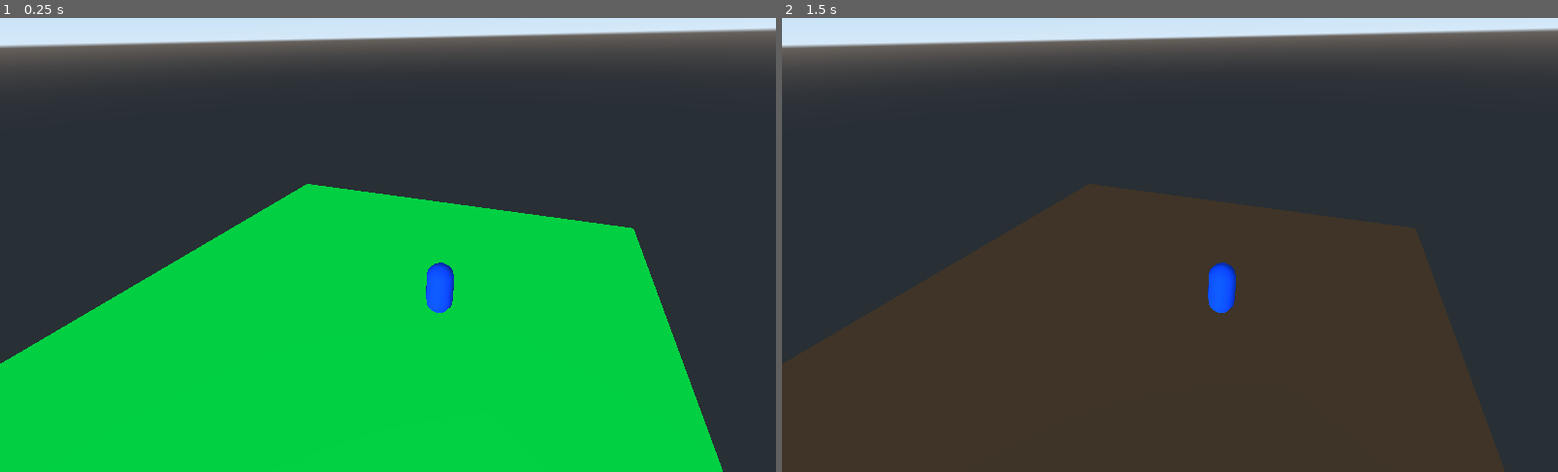
Above: before the commit, frames 1-2 (left to right).
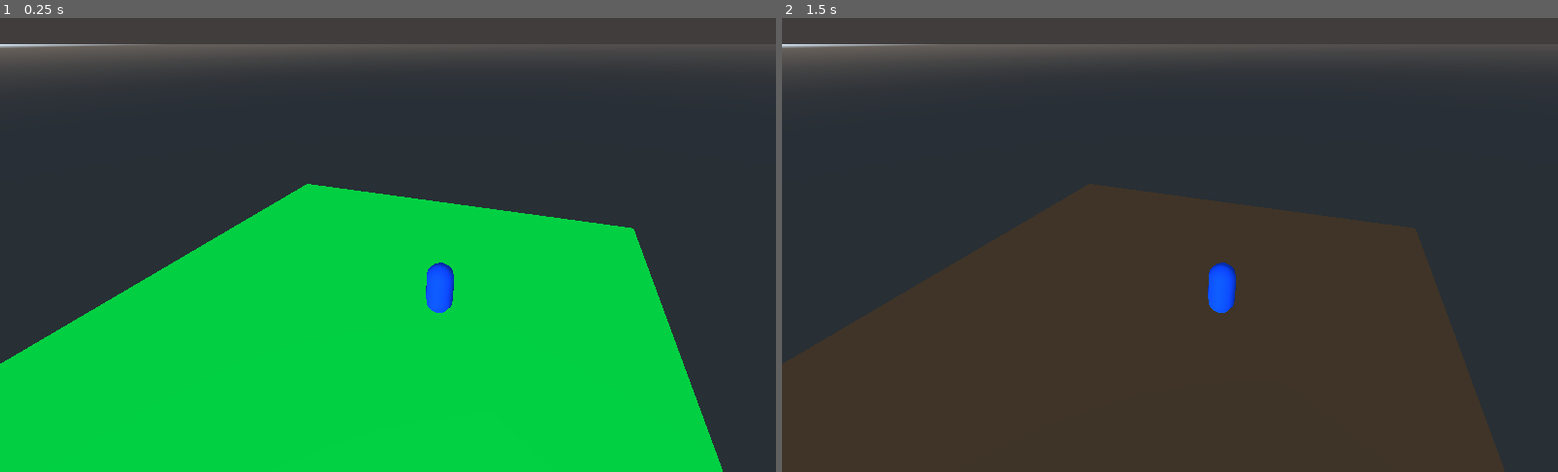
Above: after the commit, the same moments.

Repository: AngryCyboot/LD52
Game: Godot game, scene res://Scènes/Scene principale.tscn
Two runs of this game, one before a commit and one after it. Both use one fixed random seed, a clock stepped at 60 frames per second and the inputs below.
Inputs:
- Up to frame 1 (0.25 s): no input
- Up to frame 2 (1.5 s): tap Enter at 0.5 s; hold D 0.53-1.28 s; tap I at 0.6 s; tap Space at 1.25 s; hold A from 1.28 s (still down); tap Tab at 1.35 s

The runs differ from the first frame. In frame 1, 5.5% of the frame differs, in the area x 0-100%, y 0-6%; in frame 2, 5.5%.

Commit message:
Add UI Node

Diff:
--- a/GodotFiles/Scènes/Scene principale.tscn
+++ b/GodotFiles/Scènes/Scene principale.tscn
@@ -1,9 +1,10 @@
-[gd_scene load_steps=5 format=2]
+[gd_scene load_steps=6 format=2]
 
 [ext_resource path="res://Scènes/Base.tscn" type="PackedScene" id=1]
 [ext_resource path="res://Scènes/Survivant.tscn" type="PackedScene" id=2]
 [ext_resource path="res://scripts/Scene principale.gd" type="Script" id=3]
 [ext_resource path="res://Scènes/Champ.tscn" type="PackedScene" id=4]
+[ext_resource path="res://Scènes/UI.tscn" type="PackedScene" id=5]
 
 [node name="Spatial" type="Spatial"]
 script = ExtResource( 3 )
@@ -11,6 +12,8 @@
 [node name="Camera" type="Camera" parent="."]
 transform = Transform( 0.924093, -0.172698, 0.340922, -0.0191218, 0.870062, 0.492571, -0.381689, -0.4617, 0.800716, 2.41233, 4.42453, 5.24996 )
 fov = 63.7015
+
+[node name="UI" parent="Camera" instance=ExtResource( 5 )]
 
 [node name="DirectionalLight" type="DirectionalLight" parent="."]
 
--- /dev/null
+++ b/GodotFiles/Scènes/UI.gd
@@ -0,0 +1,16 @@
+extends CanvasLayer
+
+
+# Declare member variables here. Examples:
+# var a = 2
+# var b = "text"
+
+
+# Called when the node enters the scene tree for the first time.
+func _ready():
+	pass # Replace with function body.
+
+
+# Called every frame. 'delta' is the elapsed time since the previous frame.
+#func _process(delta):
+#	pass
--- /dev/null
+++ b/GodotFiles/Scènes/UI.tscn
@@ -0,0 +1,10 @@
+[gd_scene load_steps=2 format=2]
+
+[ext_resource path="res://Scènes/UI.gd" type="Script" id=1]
+
+[node name="UI" type="CanvasLayer"]
+script = ExtResource( 1 )
+
+[node name="Polygon2D" type="Polygon2D" parent="."]
+color = Color( 0.254902, 0.239216, 0.239216, 1 )
+polygon = PoolVector2Array( 0, 35, 1024, 35, 1024, 0, 0, 0 )
